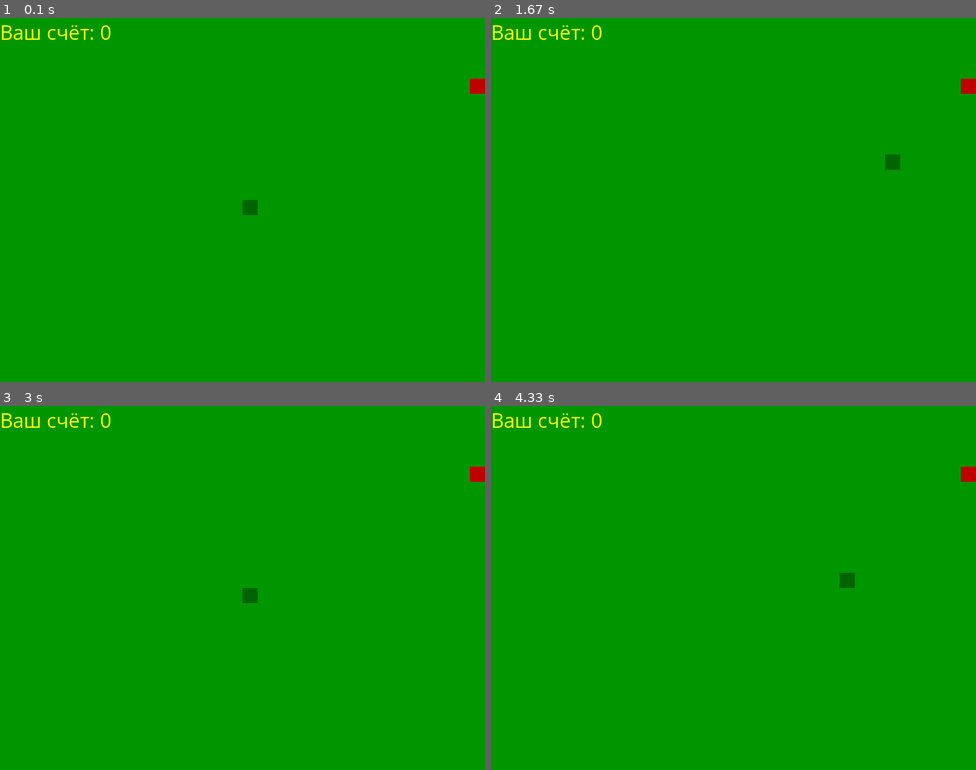
Above: before the commit, frames 1-4 (two rows, left to right).
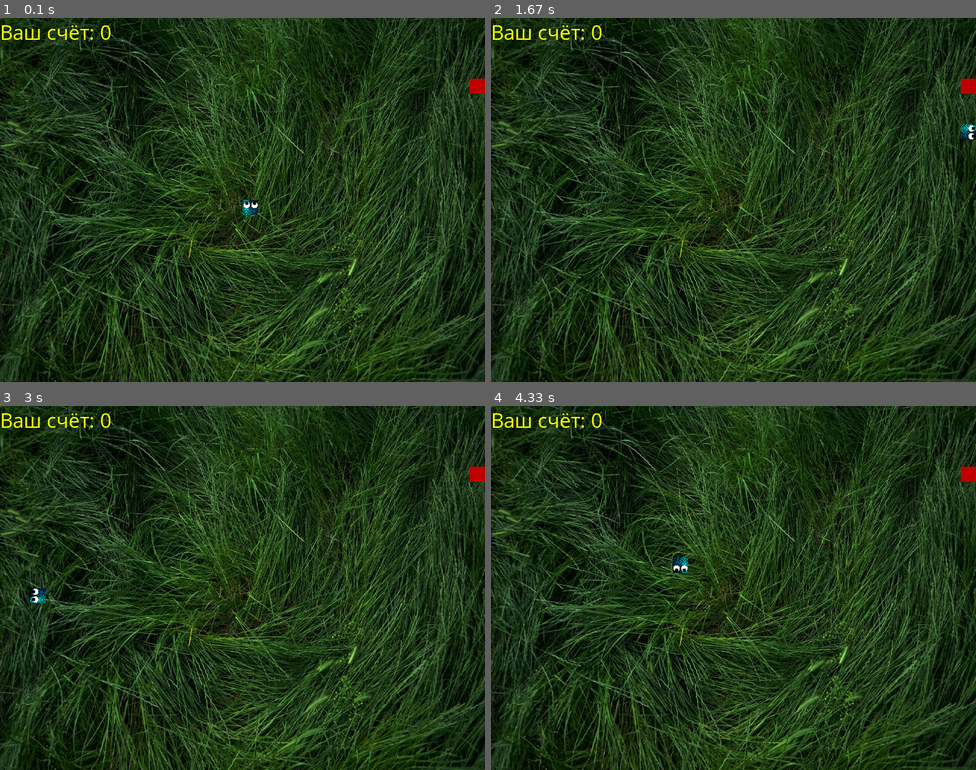
Above: after the commit, the same moments.

Repository: Freedom715/Bytic
Game: pygame game, started from PyGame/Snake/main.py
Two runs of this game, one before a commit and one after it. Both use one fixed random seed, a clock stepped at 60 frames per second and the inputs below.
Inputs:
- Up to frame 1 (0.1 s): no input
- Up to frame 2 (1.67 s): hold Right 0.33-0.8 s; hold Up 0.83-1.13 s; hold Right 1.17-1.63 s
- Up to frame 3 (3 s): hold Left 1.67-2.2 s; hold Down 2.23-2.53 s; hold Left 2.57-2.97 s
- Up to frame 4 (4.33 s): hold Up 3-3.37 s; hold Right 3.4-4.03 s; hold Down from 4.07 s (still down)

The runs differ from the first frame. In frame 1, 100% of the frame differs, in the area x 0-100%, y 0-100%; in frame 2, 100%; in frame 3, 100%; in frame 4, 100%.

Commit message:
Snake final

Diff:
--- a/PyGame/Snake/main.py
+++ b/PyGame/Snake/main.py
@@ -8,7 +8,7 @@
 screen = pygame.display.set_mode(SIZE)
 clock = pygame.time.Clock()
 CELL_SIZE = 25
-snake_speed = 10
+snake_speed = 15
 fon_image = pygame.transform.scale(pygame.image.load('fon.jpg').convert(), SIZE)
 font_style = pygame.font.SysFont("bahnschrift", 25)
 score_font = pygame.font.SysFont("comicsansms", 35)
@@ -20,21 +20,18 @@
         self.y = y
         self.head = True
         self.color = (0, 100, 0)
+        self.image = pygame.transform.scale(pygame.image.load('head0.png').convert(), (CELL_SIZE, CELL_SIZE))
 
     def move(self):
-        pygame.draw.rect(screen, self.color, (self.x, self.y, CELL_SIZE, CELL_SIZE))
-        # screen.blit(self.image, (self.x, self.y))
-        # self.image = pygame.transform.scale(pygame.image.load('head0.png').convert(), (CELL_SIZE, CELL_SIZE))
+        screen.blit(self.image, (self.x, self.y))
 
     def check_direction(self, direction):
         if self.head:
-            pygame.draw.rect(screen, (255, 0, 0), (self.x, self.y, CELL_SIZE, CELL_SIZE))
-            # self.image = pygame.transform.scale(pygame.image.load(f'head{direction}.png').convert(), (CELL_SIZE,
-            # CELL_SIZE))
+            self.image = pygame.transform.scale(pygame.image.load(f'head{direction}.png').convert(),
+                                                (CELL_SIZE, CELL_SIZE))
         else:
-            pygame.draw.rect(screen, (0, 220, 0), (self.x, self.y, CELL_SIZE, CELL_SIZE))
-            # self.image = pygame.transform.scale(pygame.image.load(f'body{direction}.png').convert(), (CELL_SIZE,
-            # CELL_SIZE))
+            self.image = pygame.transform.scale(pygame.image.load(f'body{direction}.png').convert(),
+                                                (CELL_SIZE, CELL_SIZE))
 
 
 def score(numb):
@@ -44,7 +41,7 @@
 
 def game_close():
     while True:
-        screen.fill((0, 150, 0))
+        screen.blit(fon_image, (0, 0))
         screen.blit(font_style.render("Вы проиграли", True, (255, 255, 255)), [WIDTH // 3, HEIGHT // 3])
         pygame.display.update()
         for event in pygame.event.get():
@@ -54,7 +51,7 @@
             if event.type == pygame.KEYDOWN:
                 if event.key == pygame.K_q:
                     return
-                if event.key == pygame.K_c:
+                if event.key == pygame.K_r:
                     game_loop()
 
 
@@ -72,16 +69,16 @@
             if event.type == pygame.QUIT:
                 game_over = True
             if event.type == pygame.KEYDOWN and x1 % CELL_SIZE == 0:
-                if event.key == pygame.K_UP:
+                if event.key == pygame.K_UP and direction != 2:
                     x1_change, y1_change = 0, -CELL_SIZE
                     direction = 0
-                elif event.key == pygame.K_RIGHT:
+                elif event.key == pygame.K_RIGHT and direction != 3:
                     x1_change, y1_change = CELL_SIZE, 0
                     direction = 1
-                elif event.key == pygame.K_DOWN:
+                elif event.key == pygame.K_DOWN and direction != 0:
                     x1_change, y1_change = 0, CELL_SIZE
                     direction = 2
-                elif event.key == pygame.K_LEFT:
+                elif event.key == pygame.K_LEFT and direction != 1:
                     x1_change, y1_change = -CELL_SIZE, 0
                     direction = 3
         x1 += x1_change
@@ -94,8 +91,7 @@
             y1 = 0
         elif y1 < 0:
             y1 = HEIGHT
-        # screen.blit(fon_image, (0, 0))
-        screen.fill((0, 150, 0))
+        screen.blit(fon_image, (0, 0))
         score(snake_len - 1)
         pygame.draw.rect(screen, (190, 0, 0), [food_x, food_y, CELL_SIZE, CELL_SIZE])
         snake_list.append(SnakeBody(x1, y1))
@@ -103,11 +99,11 @@
             del snake_list[0]
         for x in snake_list[:-1]:
             x.head = False
-            x.color = (0, 200, 0)
             if (x.x, x.y) == (snake_list[-1].x, snake_list[-1].y):
                 game_close()
         snake_list[-1].check_direction(direction)
-        if len(snake_list) > 1:
+        if snake_len > 1:
+            snake_list[-2].head = False
             snake_list[-2].check_direction(direction)
         for elem in snake_list:
             elem.move()
Not shown, changed: PyGame/Snake/Игра «Змейка».pptx
Not shown, changed: Основы Python.pptx
